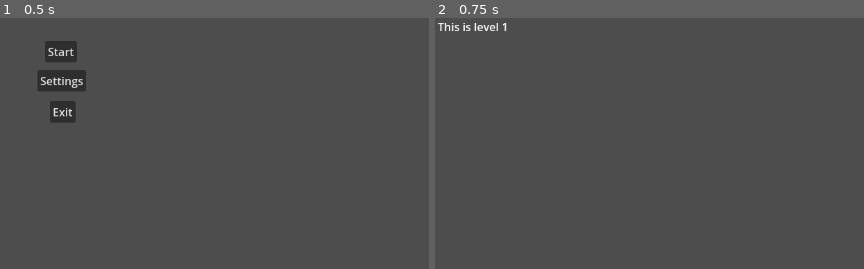
Above: before the commit, frames 1-2 (left to right).
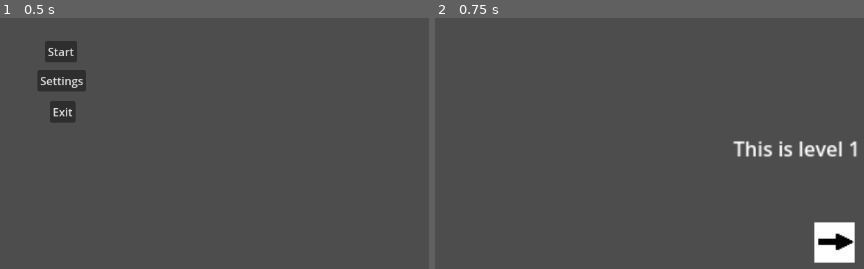
Above: after the commit, the same moments.

Repository: kisleevship/Mythmania
Game: Godot game, scene res://scenes/Main.tscn
Same seed, same stepped clock (60 frames per second), same inputs: the game is played once before the commit and once after it.
Inputs:
- Up to frame 1 (0.5 s): no input
- Up to frame 2 (0.75 s): click "Start" at 0.5 s

Frame 1 is identical in both runs. In frame 2, 2.7% of the frame differs, in the area x 0-99%, y 1-98%.

Commit message:
Player scene loaded

Diff:
--- a/scenes/level/Level1.tscn
+++ b/scenes/level/Level1.tscn
@@ -1,11 +1,11 @@
-[gd_scene format=3 uid="uid://bs455cewcacxa"]
+[gd_scene load_steps=2 format=3 uid="uid://bs455cewcacxa"]
+
+[ext_resource type="Script" path="res://scripts/level/LevelController.gd" id="1_j1lwx"]
 
 [node name="Level1" type="Node2D"]
+script = ExtResource("1_j1lwx")
 
 [node name="Label" type="Label" parent="."]
 offset_right = 40.0
 offset_bottom = 23.0
 text = "This is level 1"
-
-[node name="Camera2D" type="Camera2D" parent="."]
-position = Vector2(572, 323)
--- a/scenes/player/Player.tscn
+++ b/scenes/player/Player.tscn
@@ -1,6 +1,25 @@
-[gd_scene load_steps=2 format=3 uid="uid://df3w6n72srspg"]
+[gd_scene load_steps=4 format=3 uid="uid://df3w6n72srspg"]
 
 [ext_resource type="Script" path="res://scripts/player/Player.gd" id="1_2pbfv"]
+[ext_resource type="Texture2D" uid="uid://dftyk15etb47w" path="res://assets/units/right_arrow.png" id="2_13u0k"]
+
+[sub_resource type="CircleShape2D" id="CircleShape2D_ii7p4"]
+radius = 11.0454
 
 [node name="Player" type="Node2D"]
+position = Vector2(81, 87)
 script = ExtResource("1_2pbfv")
+
+[node name="RigidBody2D" type="RigidBody2D" parent="."]
+
+[node name="CollisionShape2D" type="CollisionShape2D" parent="RigidBody2D"]
+shape = SubResource("CircleShape2D_ii7p4")
+
+[node name="Sprite2D" type="Sprite2D" parent="."]
+texture = ExtResource("2_13u0k")
+
+[node name="Camera2D" type="Camera2D" parent="."]
+zoom = Vector2(1.8, 1.8)
+
+[node name="Hud_position" type="Node2D" parent="Camera2D"]
+position = Vector2(-310, -168)
--- a/scripts/Main.gd
+++ b/scripts/Main.gd
@@ -5,7 +5,6 @@
 var level_instance
 
 
-# Called when the node enters the scene tree for the first time.
 func _ready():
 	print("main ready")
 	Global.main = self
--- /dev/null
+++ b/scripts/level/LevelController.gd
@@ -0,0 +1,16 @@
+extends Node
+
+
+# Called when the node enters the scene tree for the first time.
+func _ready():
+	var player_path = "res://scenes/player/Player.tscn"
+	var player_resource = load(player_path)
+	if (player_resource):
+		var player_instance = player_resource.instantiate()
+		self.add_child(player_instance)
+		Global.player = player_instance
+
+
+# Called every frame. 'delta' is the elapsed time since the previous frame.
+func _process(delta):
+	pass
Not shown, removed: assets/units/1.txt
Binary file added: assets/units/right_arrow.png
Not shown, added: assets/units/right_arrow.png.import
